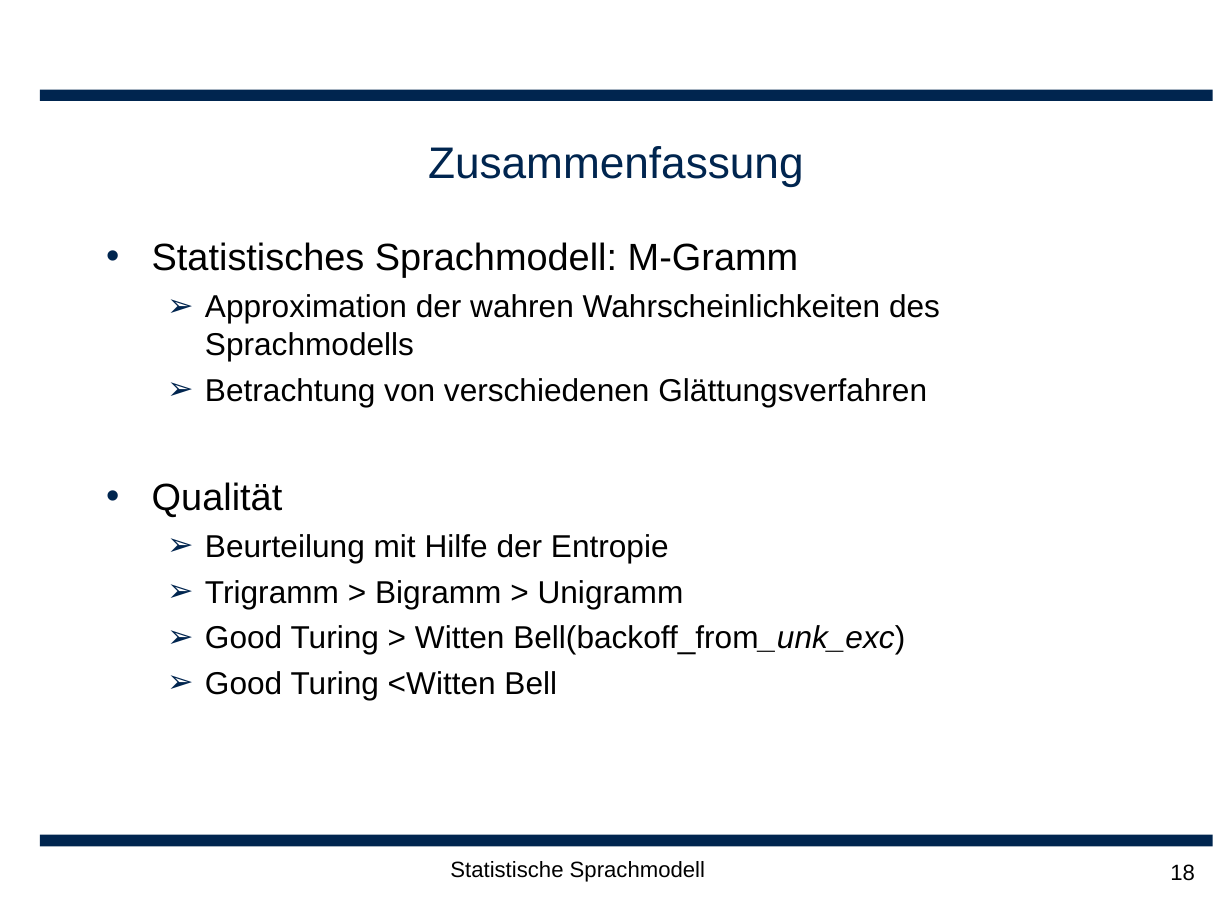
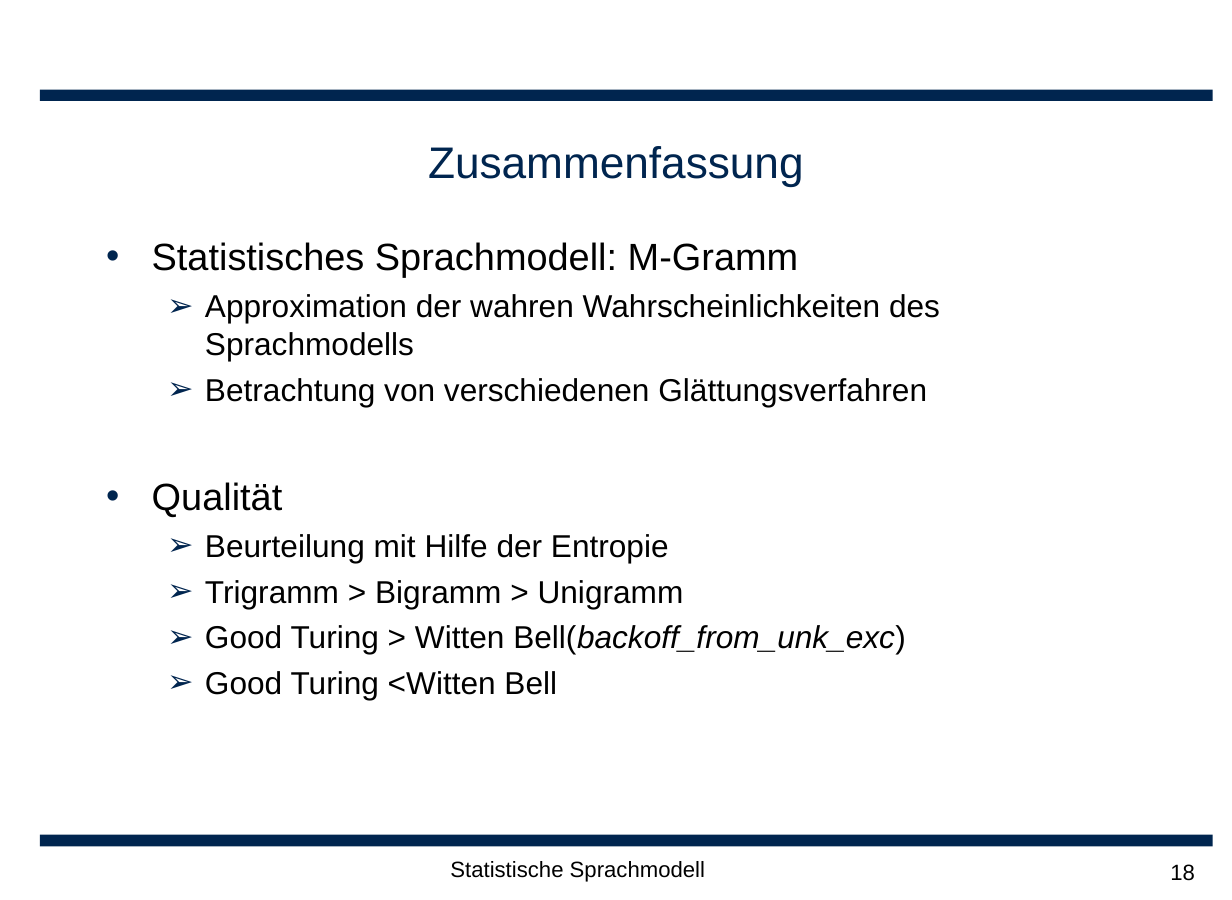
Before and after one commit to leonard117/arbeittet, a slide deck: slide 18 of ARS/doc/Statische Sprachmodellierung.ppt. Drawn at 1232x900 pixels with LibreOffice and Linux fonts; fonts in the diff are those of the drawing; background and template pictures are left out. Boxes give left, top, right and bottom in pixels: in the first picture for what was removed or moved away, otherwise in the second. Text is boxed around its words. In the diff, an @@ line names an element or a change of style, - is before the commit and + after.

```diff
--- a/ARS/doc/Statische Sprachmodellierung.ppt
+++ b/ARS/doc/Statische Sprachmodellierung.ppt
@@ text at bbox=[205, 625, 906, 654]: italic on in "Bell(backoff_from_unk_exc)" @@
```
Also in this commit, not shown: 5 other files.
